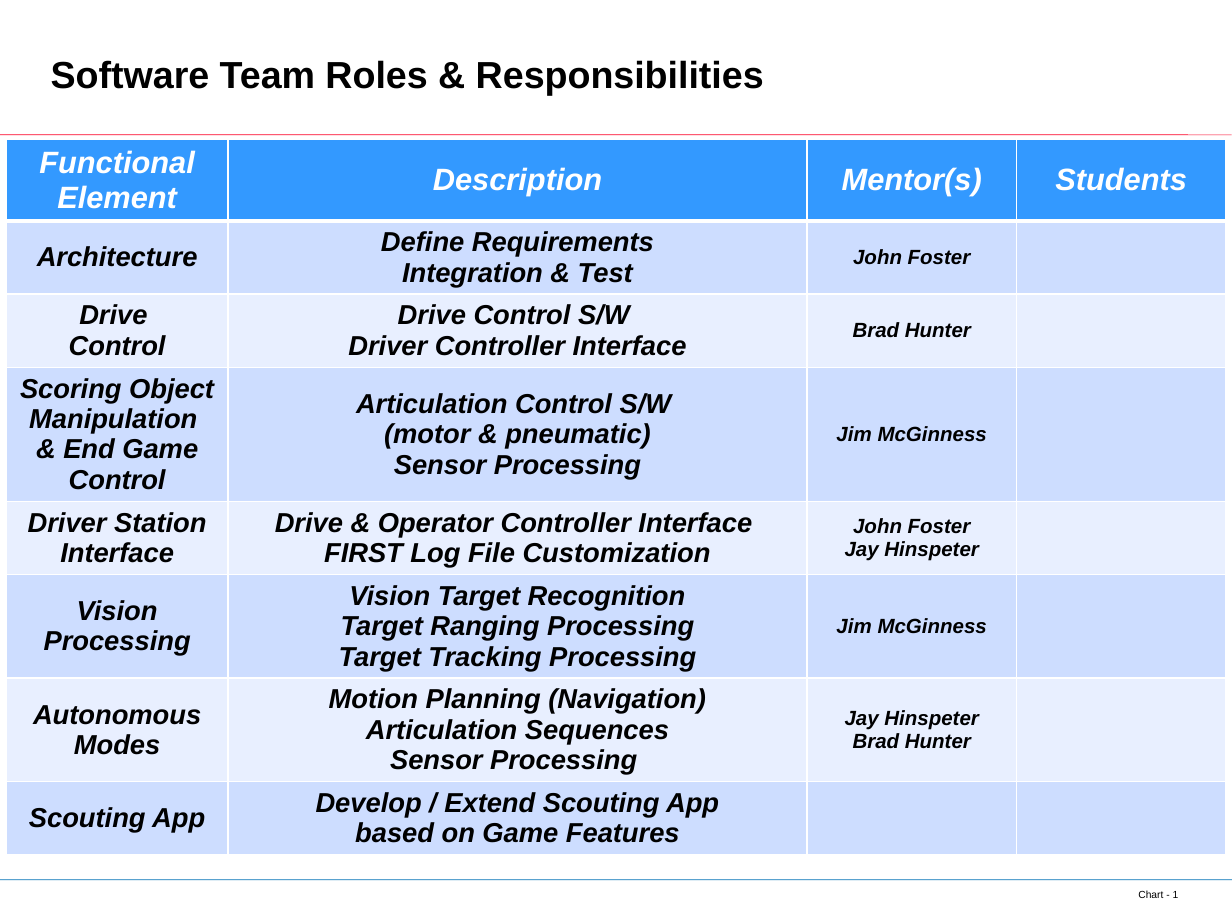
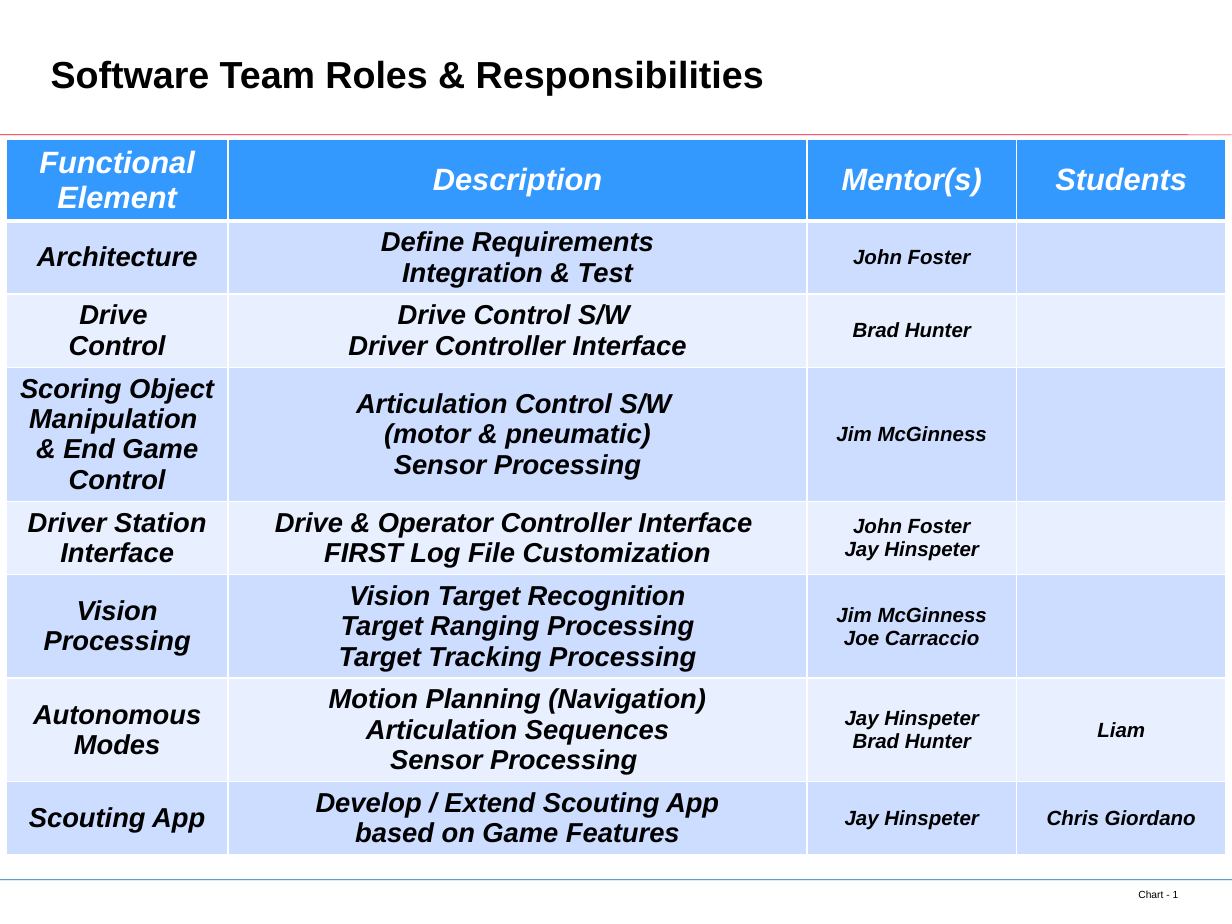
Before and after one commit to Team138Entropy/Entropy2018, a slide deck: slide 1 of Software Team Roles and Responsibilities.pptx. Drawn at 1232x924 pixels with LibreOffice and Linux fonts; fonts in the diff are those of the drawing; background and template pictures are left out. Boxes give left, top, right and bottom in pixels: in the first picture for what was removed or moved away, otherwise in the second. Text is boxed around its words. In the diff, an @@ line names an element or a change of style, - is before the commit and + after.

Commit message:
Updated mentors and students

```diff
--- a/Software Team Roles and Responsibilities.pptx
+++ b/Software Team Roles and Responsibilities.pptx
@@ table at <box>6,139,1226,903</box> @@
-row 6, column 3: Jim McGinness
+row 6, column 3: Jim McGinness / Joe Carraccio
-row 7, column 4: 
+row 7, column 4: Liam
-row 8, column 3: 
+row 8, column 3: Jay Hinspeter
-row 8, column 4: 
+row 8, column 4: Chris Giordano
```
